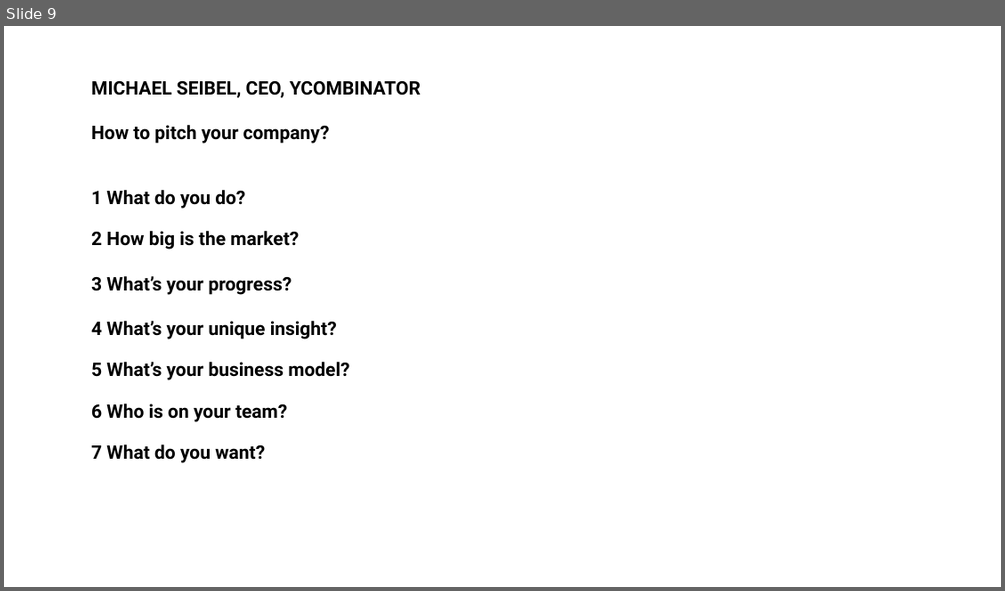
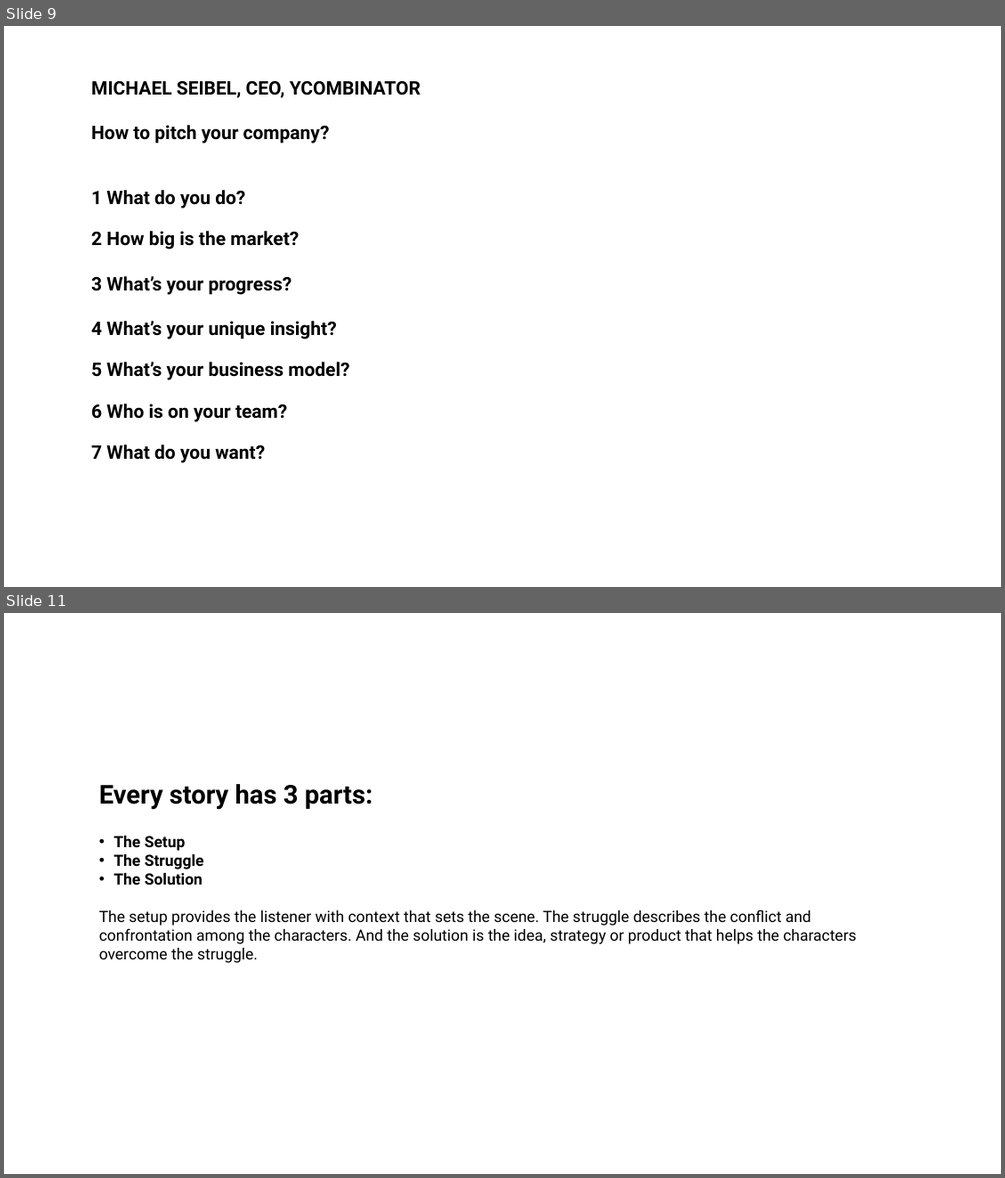
Before and after one commit to finlab-uncdf/finlab-uncdf.github.io, a slide deck: files/tools/ppt/Pitch Prep_FacilitationDeck.pptx. Shown one above the other, each under a label of ours: slide 9 before the commit, slides 9 and 11 after it; the slides between them are not shown. The pictures are 1005x591 and 1005x1178 pixels, drawn with LibreOffice and Linux fonts; fonts in the diff are those of the drawing; background and template pictures are left out. Boxes give left, top, right and bottom in pixels: in the first picture for what was removed or moved away, otherwise in the second. Text is boxed around its words. In the diff, an @@ line names an element or a change of style, - is before the commit and + after.

```diff
--- a/files/tools/ppt/Pitch Prep_FacilitationDeck.pptx
+++ b/files/tools/ppt/Pitch Prep_FacilitationDeck.pptx
@@ slide 11 added at [4, 613, 1001, 1174], background #FFFFFF @@
@@ text added at [99, 784, 856, 963], 30 pt, text #000000 @@
+Every story has 3 parts:
+• The Setup
+• The Struggle
+• The Solution
+The setup provides the listener with context that sets the scene. The struggle describes the conflict and confrontation among the characters. And the solution is the idea, strategy or product that helps the characters overcome the struggle.
```
Also in this commit, not shown: 6 slides changed, 5 other slides added, 1 slide removed, 2 other files.
